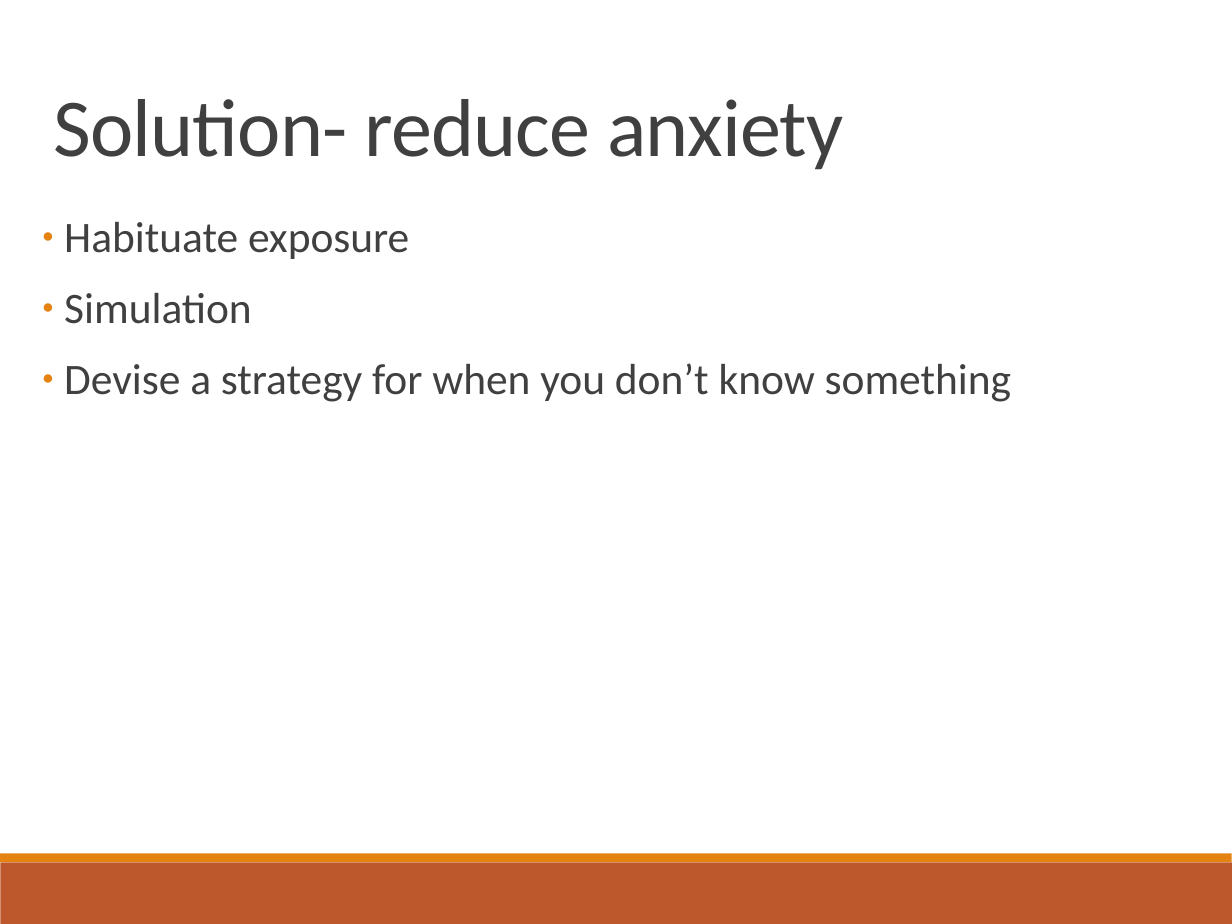
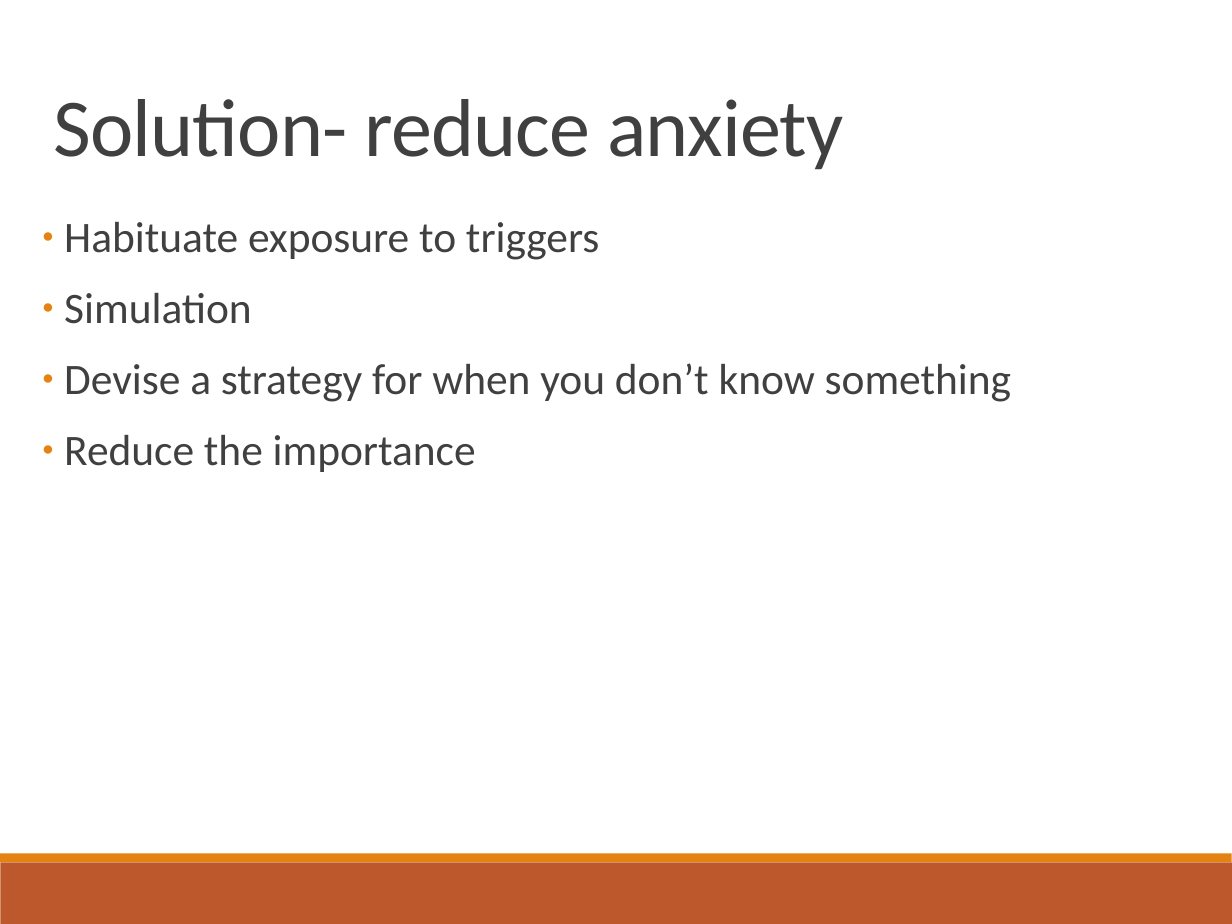
Before and after one commit to aaron678/coding-interview, a slide deck: slide 6 of presentationSlides3.pptx. Drawn at 1232x924 pixels with LibreOffice and Linux fonts; fonts in the diff are those of the drawing. Boxes give left, top, right and bottom in pixels: in the first picture for what was removed or moved away, otherwise in the second. Text is boxed around its words. In the diff, an @@ line names an element or a change of style, - is before the commit and + after.

```diff
--- a/presentationSlides3.pptx
+++ b/presentationSlides3.pptx
@@ text at bbox=[64, 222, 599, 260]: text changed @@
-● Habituate exposure
+● Habituate exposure to triggers
@@ text at bbox=[64, 435, 476, 472]: paragraph added @@
+● Reduce the importance
```
Also in this commit, not shown: 1 other slide changed.
